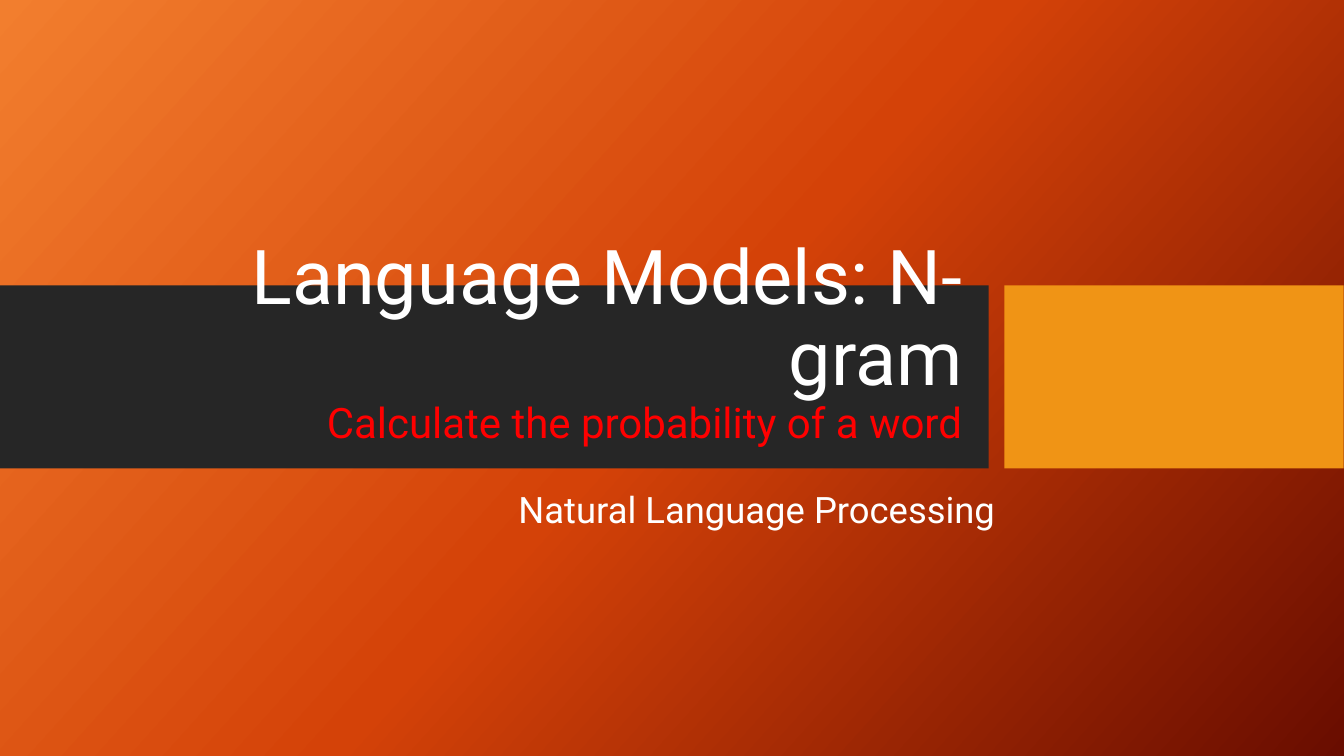
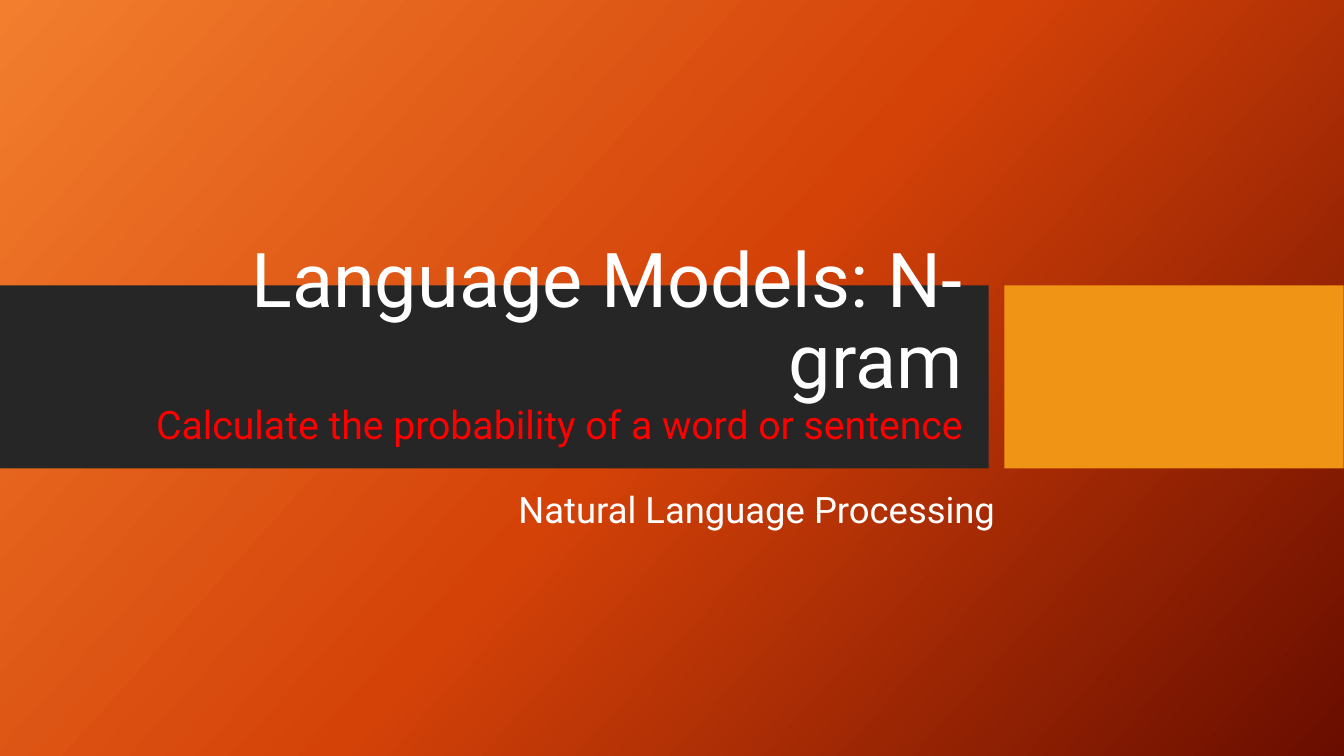
Before and after one commit to FaisalAhmedBijoy/Natural-Language-Processing-with-Python, a slide deck: slide 39 of docs/NLP_bangla_tutorial.pptx. Drawn at 1344x756 pixels with LibreOffice and Linux fonts; fonts in the diff are those of the drawing; background and template pictures are left out. Boxes give left, top, right and bottom in pixels: in the first picture for what was removed or moved away, otherwise in the second. Text is boxed around its words. In the diff, an @@ line names an element or a change of style, - is before the commit and + after.

Commit message:
update the slide

```diff
--- a/docs/NLP_bangla_tutorial.pptx
+++ b/docs/NLP_bangla_tutorial.pptx
@@ title at (156,250,963,448): text changed; size 30 to 28 pt @@
-Language Models: N-gram
-Calculate the probability of a word
+Language Models: N-gram
+Calculate the probability of a word or sentence
```
Also in this commit, not shown: 2 other slides changed, 2 slides added, 1 slide removed.
